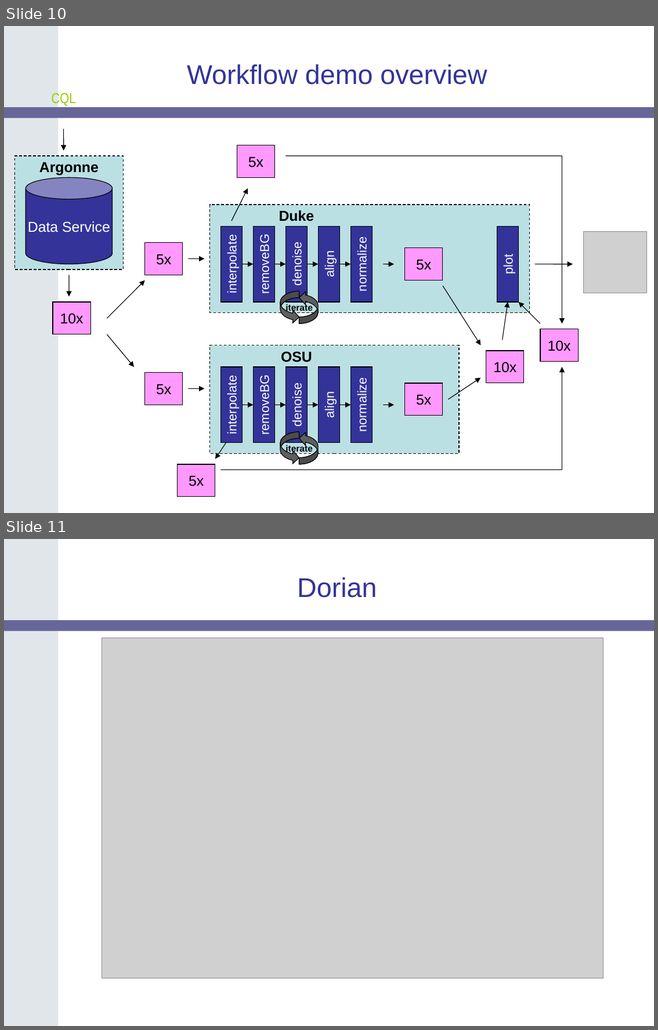
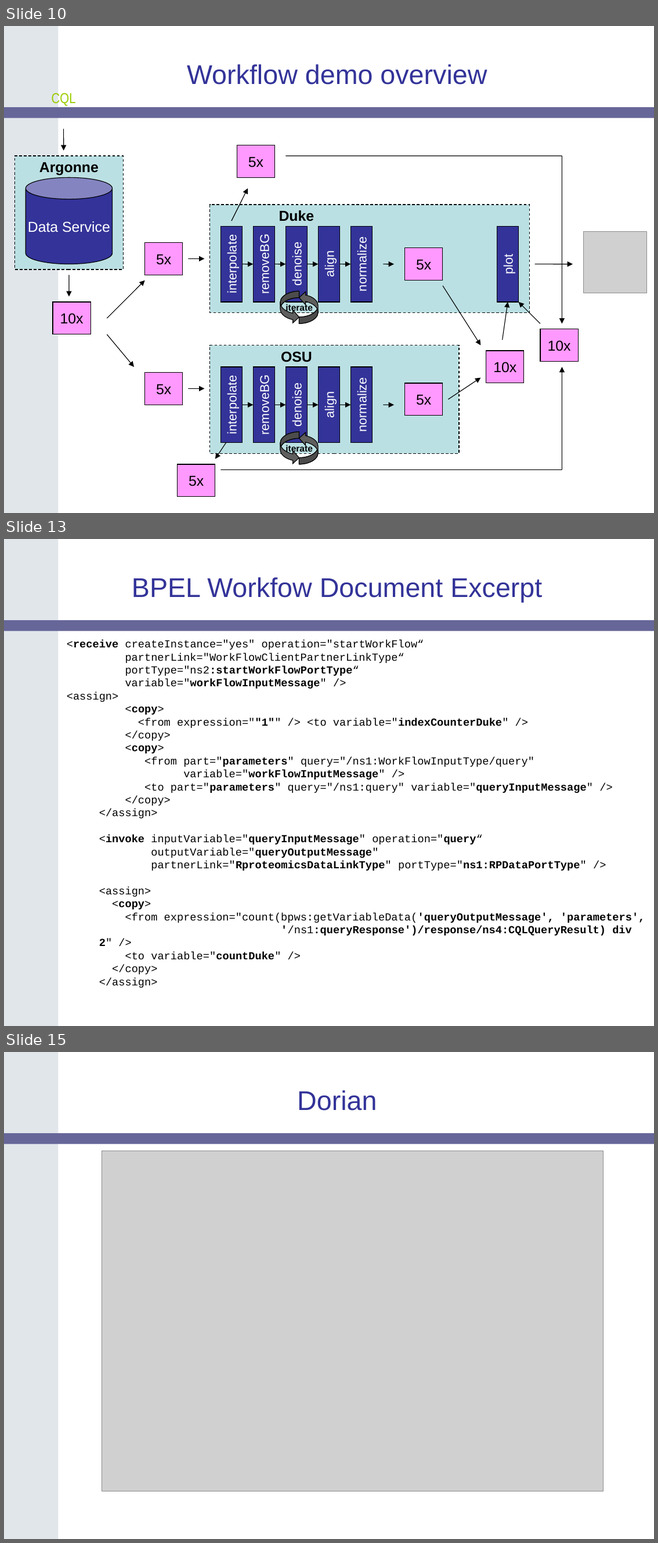
Before and after one commit to NCIP/cagrid-portal, a slide deck: cagrid-1-0/Documentation/presentations/200604_AnnualMeeting/caGrid-1.0-Demo.ppt. Shown one above the other, each under a label of ours: slides 10 and 11 before the commit, slides 10, 13 and 15 after it; the slides between them are not shown. The pictures are 658x1030 and 658x1543 pixels, drawn with LibreOffice and Linux fonts; fonts in the diff are those of the drawing; grey boxes stand for pictures; background and template pictures are left out. Boxes give left, top, right and bottom in pixels: in the first picture for what was removed or moved away, otherwise in the second. Text is boxed around its words. In the diff, an @@ line names an element or a change of style, - is before the commit and + after.

```diff
--- a/cagrid-1-0/Documentation/presentations/200604_AnnualMeeting/caGrid-1.0-Demo.ppt
+++ b/cagrid-1-0/Documentation/presentations/200604_AnnualMeeting/caGrid-1.0-Demo.ppt
@@ slide 13 added at (4, 539, 654, 1026), background #FFFFFF; not listed: 2 template elements that a slide beside it also shows @@
@@ title added at (132, 577, 542, 603), 30 pt, text #333399 @@
+BPEL Workfow Document Excerpt
@@ text added at (67, 640, 645, 988), 12 pt, text #000000 @@
+<receive createInstance="yes" operation="startWorkFlow“
+partnerLink="WorkFlowClientPartnerLinkType“
+portType="ns2:startWorkFlowPortType“
+variable="workFlowInputMessage" />
+<assign>
+  <copy>
+  <from expression=""1"" /> <to variable="indexCounterDuke" />
+  </copy>
+  <copy>
+  <from part="parameters" query="/ns1:WorkFlowInputType/query"
+  variable="workFlowInputMessage" />
+  <to part="parameters" query="/ns1:query" variable="queryInputMessage" />
+  </copy>
+  </assign>
+  <invoke inputVariable="queryInputMessage" operation="query“
+  outputVariable="queryOutputMessage"
+  partnerLink="RproteomicsDataLinkType" portType="ns1:RPDataPortType" />
+  <assign>
+  <copy>
+  <from expression="count(bpws:getVariableData('queryOutputMessage', 'parameters',
+  '/ns1:queryResponse')/response/ns4:CQLQueryResult) div 2" />
+  <to variable="countDuke" />
+  </copy>
+  </assign>
@@ what was slide 11 is now slide 15 @@
```
Also in this commit, not shown: 2 slides changed, 3 other slides added.
